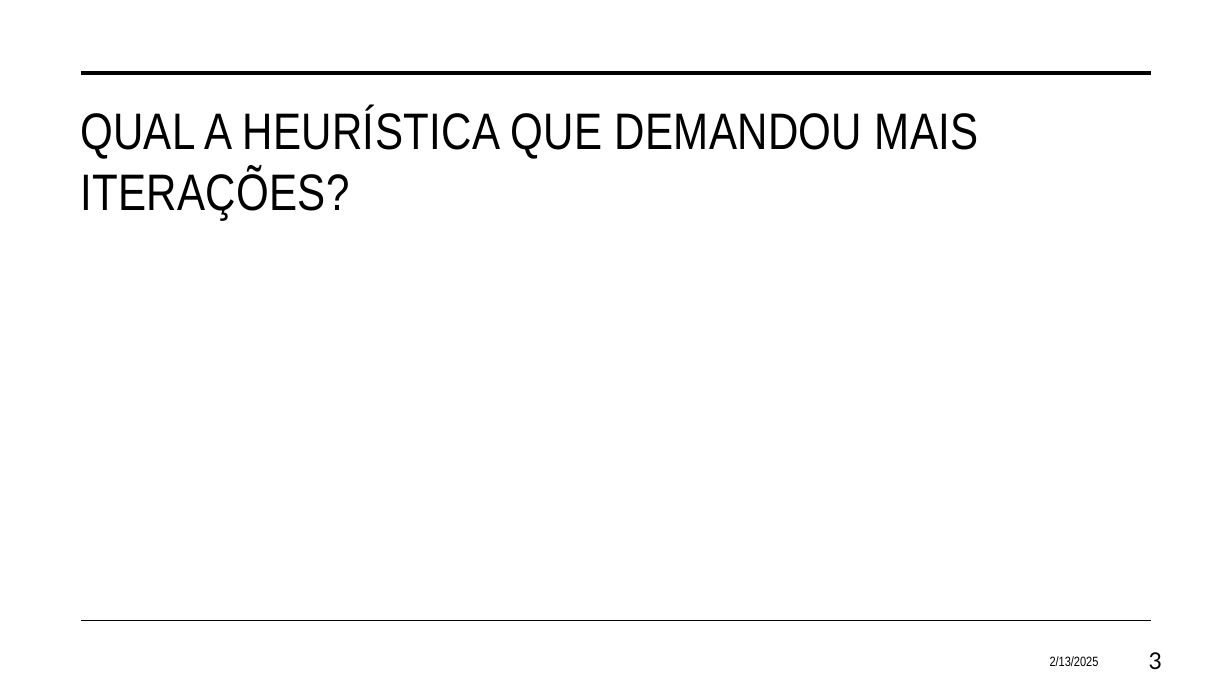
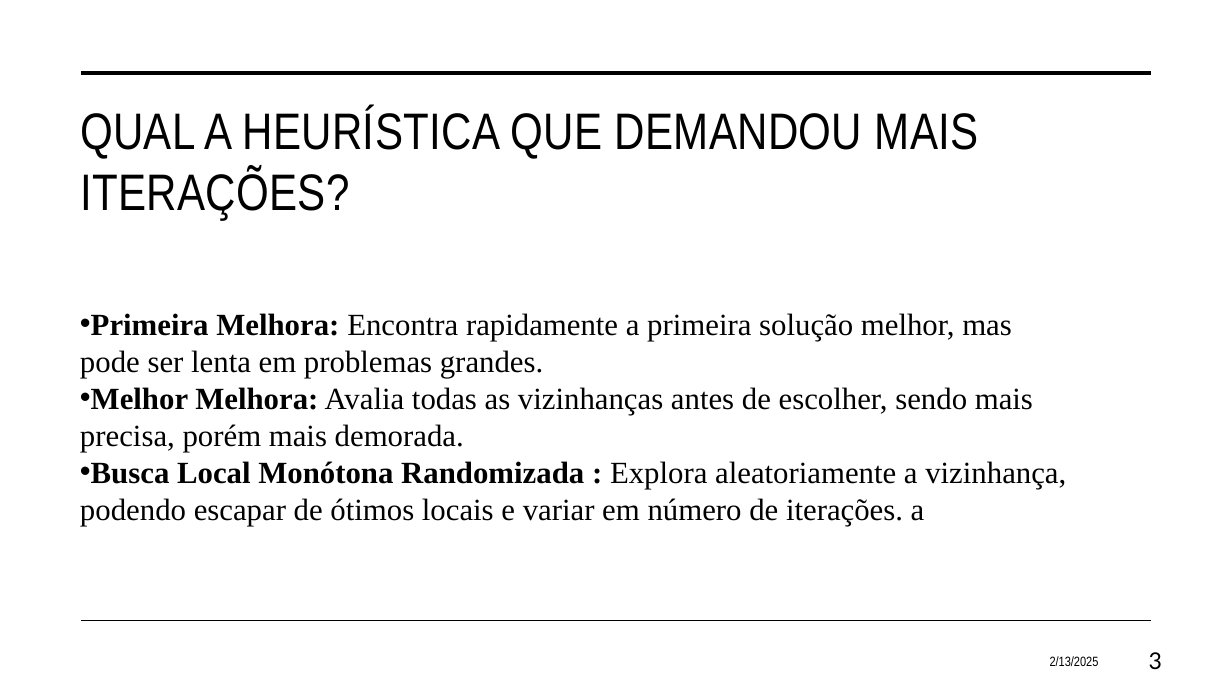
Before and after one commit to eduardosavian/heuristic-searches, a slide deck: slide 3 of documents/Presentation.pptx. Drawn at 1232x693 pixels with LibreOffice and Linux fonts; fonts in the diff are those of the drawing. Boxes give left, top, right and bottom in pixels: in the first picture for what was removed or moved away, otherwise in the second. Text is boxed around its words. In the diff, an @@ line names an element or a change of style, - is before the commit and + after.

```diff
--- a/documents/Presentation.pptx
+++ b/documents/Presentation.pptx
@@ text added at (80, 313, 1066, 526), 24 pt, text #000000 @@
+• Primeira Melhora: Encontra rapidamente a primeira solução melhor, mas pode ser lenta em problemas grandes.
+• Melhor Melhora: Avalia todas as vizinhanças antes de escolher, sendo mais precisa, porém mais demorada.
+• Busca Local Monótona Randomizada : Explora aleatoriamente a vizinhança, podendo escapar de ótimos locais e variar em número de iterações. a
```
Also in this commit, not shown: 5 other slides changed.
